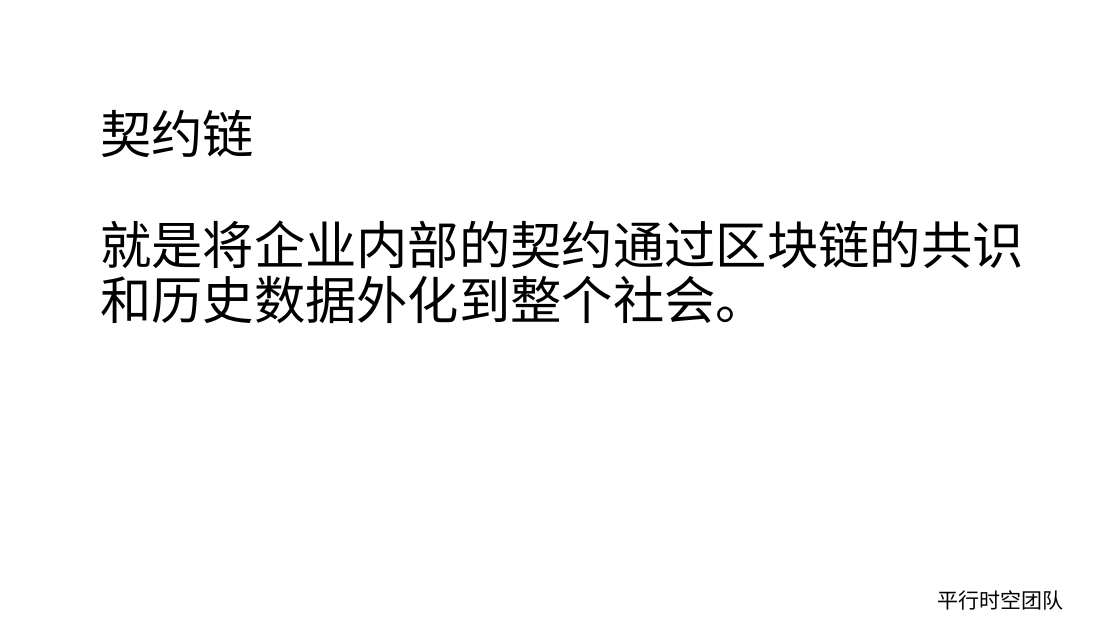
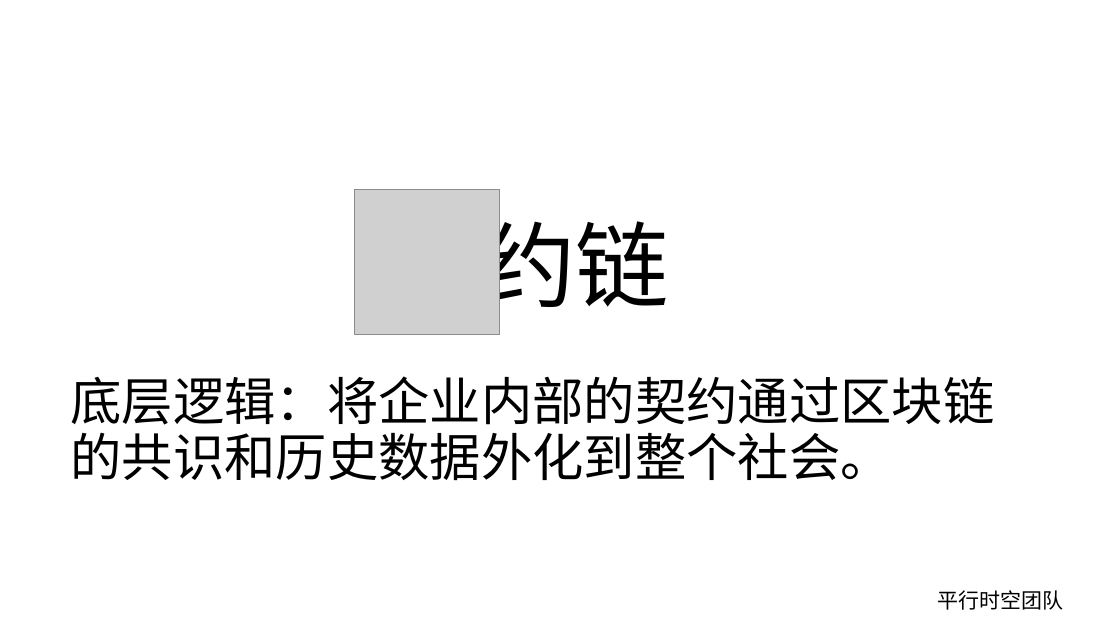
Before and after one commit to substrate-asia/hackathon-2021-summer, a slide deck: slide 10 of teams/23-平行时空/docs/平行时空参赛项目 契约链.pptx. Drawn at 1120x630 pixels with LibreOffice and Linux fonts; fonts in the diff are those of the drawing; grey boxes stand for pictures; background and template pictures are left out. Boxes give left, top, right and bottom in pixels: in the first picture for what was removed or moved away, otherwise in the second. Text is boxed around its words. In the diff, an @@ line names an element or a change of style, - is before the commit and + after.

```diff
--- a/teams/23-平行时空/docs/平行时空参赛项目 契约链.pptx
+++ b/teams/23-平行时空/docs/平行时空参赛项目 契约链.pptx
@@ picture added at [355, 189, 500, 334] @@
@@ text added at [482, 205, 669, 323], 80 pt, text #000000 @@
+约链
@@ text at [71, 376, 995, 480]: text changed @@
-契约链
-就是将企业内部的契约通过区块链的共识和历史数据外化到整个社会。
+底层逻辑：将企业内部的契约通过区块链的共识和历史数据外化到整个社会。
```
Also in this commit, not shown: 2 slides added.
